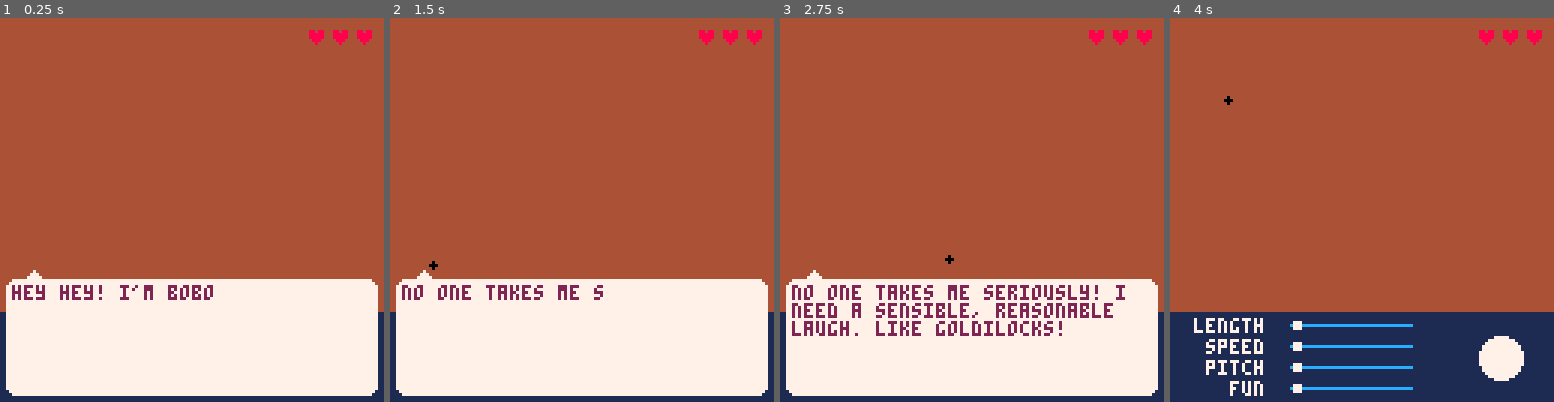
Above: before the commit, frames 1-4 (left to right).
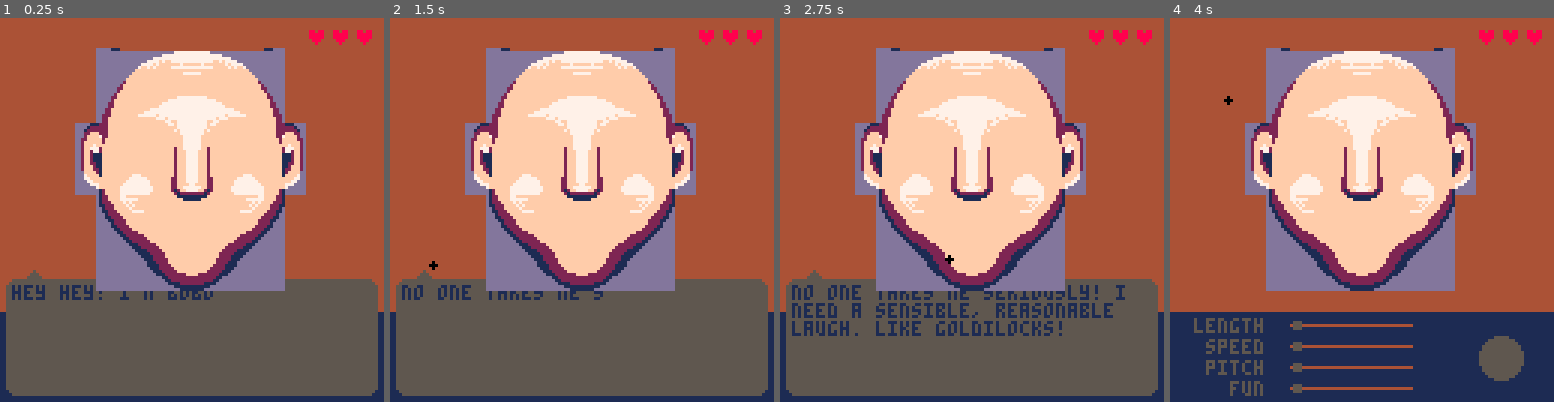
Above: after the commit, the same moments.

Repository: Alfie-Edwards/game-boys
Game: PICO-8 cartridge game.p8
The game is run twice, just before and just after one commit, with the same random seed, the same clock (stepped at 60 frames per second) and the same inputs.
Inputs (mouse positions are in pixels of both pictures, inside the frame that each line leads up to):
- Up to frame 1 (0.25 s): no input
- Up to frame 2 (1.5 s): tap X (X key) at 0.33, 1.07 s; click (670, 121) at 0.67 s; tap O (Z key) at 0.7 s; click (436, 267) at 1.22 s
- Up to frame 3 (2.75 s): tap O (Z key) at 1.7, 2.1, 2.5 s; click (887, 114) at 1.77 s; tap X (X key) at 1.85 s; click (952, 259) at 2.32 s
- Up to frame 4 (4 s): click (1404, 106) at 2.87 s; tap O (Z key) at 2.9, 3.3, 3.7 s; tap X (X key) at 2.97 s; click (1465, 256) at 3.42 s; click (1231, 102) at 3.97 s

The runs differ from the first frame. In frame 1, 61% of the frame differs, in the area x 1-99%, y 7-99%; in frame 2, 61%; in frame 3, 61%; in frame 4, 36%.

Commit message:
start of face drawing

Diff:
--- /dev/null
+++ b/face.lua
@@ -0,0 +1,125 @@
+function draw_rotated_anticlockwise(x, y, w_tiles, h_tiles, map_x, map_y, flip_y)
+	if (flip_y == nil) flip_y = false
+
+	local w_px = w_tiles * 8
+	local h_px = h_tiles * 8
+
+	for i = 0, h_px - 1 do
+		if flip_y then
+			tline(
+				x + i, (y + w_px),
+				x + i, (y + w_px) - w_px,
+				map_x, map_y + (h_px - i)/8
+			)
+		else
+			tline(
+				x + i, (y + w_px),
+				x + i, (y + w_px) - w_px,
+				map_x, map_y + i/8
+			)
+		end
+	end
+end
+
+function draw_rotated_clockwise(x, y, w_tiles, h_tiles, map_x, map_y, flip_y)
+	if (flip_y == nil) flip_y = false
+
+	local w_px = w_tiles * 8
+	local h_px = h_tiles * 8
+
+	for i = 0, h_px - 1 do
+		if flip_y then
+			tline(
+				x + i, y,
+				x + i, y + w_px,
+				map_x, map_y + (h_px - i)/8
+			)
+		else
+			tline(
+				x + i, y,
+				x + i, y + w_px,
+				map_x, map_y + i/8
+			)
+		end
+	end
+end
+
+function draw_base_left(x, y)
+	draw_rotated_anticlockwise(x, y,
+	                           10, 4,
+	                           0, 0)
+	-- local w_tiles = 10
+	-- local h_tiles = 4
+
+	-- local w = w_tiles * 8
+	-- local h = h_tiles * 8
+	-- local x = 64 - h
+	-- local y = 10
+
+	-- for i = 0, h do
+	-- 	tline(
+	-- 		x + i, (y + w),
+	-- 		x + i, (y + w) - w,
+	-- 		0,     i/8
+	-- 	)
+	-- end
+
+	-- for i = 0, h do
+	-- 	tline(
+	-- 		x,     y + i,
+	-- 		x + w, y + i,
+	-- 		0,     i/8
+	-- 	)
+	-- end
+end
+
+function draw_base_right(x, y)
+	draw_rotated_anticlockwise(x, y,
+	                           10, 4,
+	                           0, 0, true)
+
+	-- local w_tiles = 10
+	-- local h_tiles = 4
+
+	-- local w = w_tiles * 8
+	-- local h = h_tiles * 8
+	-- local x = 64 - 1
+	-- local y = 10
+
+	-- for i = 0, h do
+	-- 	tline(
+	-- 		x + i, (y + w),
+	-- 		x + i, (y + w) - w,
+	-- 		0,     (h - i)/8
+	-- 	)
+	-- end
+end
+
+function draw_ear_left(x, y)
+	draw_rotated_clockwise(x, y,
+	                       3, 1,
+	                       10, 0)
+end
+
+function draw_ear_right(x, y)
+	draw_rotated_clockwise(x, y,
+	                       3, 1,
+	                       10, 0, true)
+end
+
+function tiles(x)
+	return x * 8
+end
+
+function draw_base()
+	pal()
+	-- palt(13)
+
+	local head_left = 64 - tiles(4)
+	local head_right = (64 - 1) + tiles(4)
+	draw_base_left(head_left, 10)
+	draw_base_right(head_right - tiles(4), 10)
+
+	draw_ear_left(head_left - tiles(1) + 1, 35)
+	draw_ear_right(head_right - 1, 35)
+end
--- a/game.p8
+++ b/game.p8
@@ -2,6 +2,7 @@
 version 41
 __lua__
 
+#include face.lua
 #include people.lua
 
 
@@ -274,6 +275,8 @@
 		end
 	end
 
+	draw_base()
+
 	-- health
 	color(8)
 	local health_str = ""
@@ -324,11 +327,11 @@
 end
 
 function pal_light_red()
-    pal({[0] = 0, 2, -8, 8, 14, 7})
+    -- pal({[0] = 0, 2, -8, 8, 14, 7})
 end
 
 function pal_dark_blue()
-    pal({[0] = 0, -15, 1, -4, 12, 7})
+    -- pal({[0] = 0, -15, 1, -4, 12, 7})
 end
 
 function lose()
@@ -540,7 +543,7 @@
 dddddddddddddddddddddddddddddddddddddddddddddddddddddddddddddddddddddddddddddddddddddddddddddddddddddddddddddddddddddddddddddddd
 dddddddddddddddddddddddddddddddddddddddddddddddddddddddddddddddddddddddddddddddddddddddddddddddddddddddddddddddddddddddddddddddd
 __map__
-1001020304050607080900000000000000000000000000000000000000000000000000000000000000000000000000000000000000000000000000000000000000000000000000000000000000000000000000000000000000000000000000000000000000000000000000000000000000000000000000000000000000000000
+100102030405060708090a0b0c00000000000000000000000000000000000000000000000000000000000000000000000000000000000000000000000000000000000000000000000000000000000000000000000000000000000000000000000000000000000000000000000000000000000000000000000000000000000000
 1011121314151617181900000000000000000000000000000000000000000000000000000000000000000000000000000000000000000000000000000000000000000000000000000000000000000000000000000000000000000000000000000000000000000000000000000000000000000000000000000000000000000000
 2021222324252627282900000000000000000000000000000000000000000000000000000000000000000000000000000000000000000000000000000000000000000000000000000000000000000000000000000000000000000000000000000000000000000000000000000000000000000000000000000000000000000000
 3031323334353637383900000000000000000000000000000000000000000000000000000000000000000000000000000000000000000000000000000000000000000000000000000000000000000000000000000000000000000000000000000000000000000000000000000000000000000000000000000000000000000000
